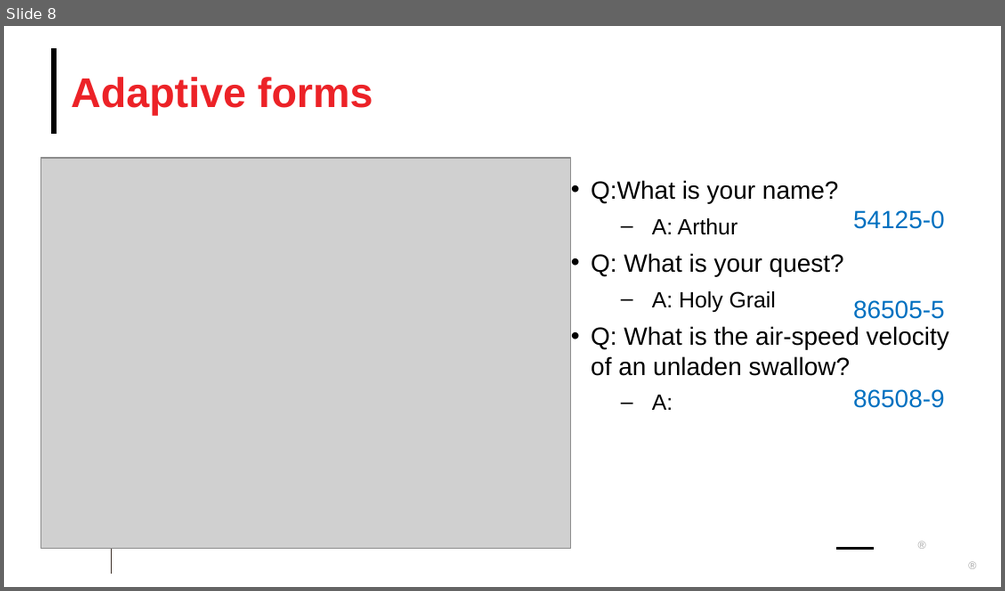
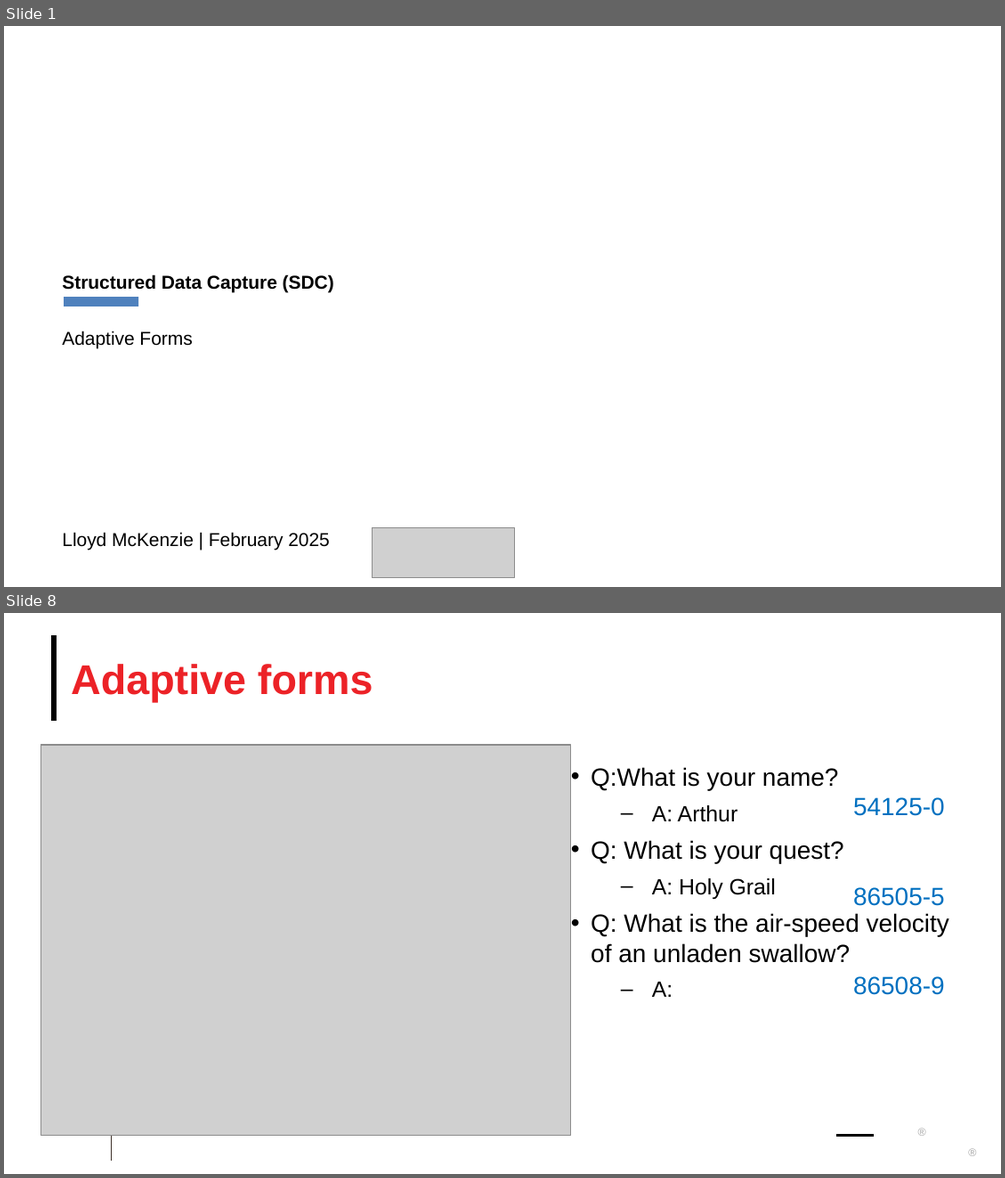
Before and after one commit to FHIR/documents, a slide deck: presentations/sdc/7-SDC-Adaptive-Forms.pptx. Shown one above the other, each under a label of ours: slide 8 before the commit, slides 1 and 8 after it; the slides between them are not shown. The pictures are 1005x591 and 1005x1178 pixels, drawn with LibreOffice and Linux fonts; fonts in the diff are those of the drawing; grey boxes stand for pictures; background and template pictures are left out. Boxes give left, top, right and bottom in pixels: in the first picture for what was removed or moved away, otherwise in the second. Text is boxed around its words. In the diff, an @@ line names an element or a change of style, - is before the commit and + after.

```diff
--- a/presentations/sdc/7-SDC-Adaptive-Forms.pptx
+++ b/presentations/sdc/7-SDC-Adaptive-Forms.pptx
@@ slide 1 added at box(4, 26, 1001, 587), background picture (left out) @@
@@ text added at box(62, 274, 334, 292), 13.5 pt, text #000000, bold @@
+Structured Data Capture (SDC)
@@ rectangle added at box(64, 297, 138, 306), fill #4F81BD @@
@@ text added at box(62, 330, 192, 349), 13.5 pt, text #000000 @@
+Adaptive Forms
@@ text added at box(62, 532, 330, 550), 13.5 pt, text #000000 @@
+Lloyd McKenzie | February 2025
@@ picture added at box(372, 527, 514, 577) @@
```
Also in this commit, not shown: 16 slides changed, 1 slide removed, 7 other files.
